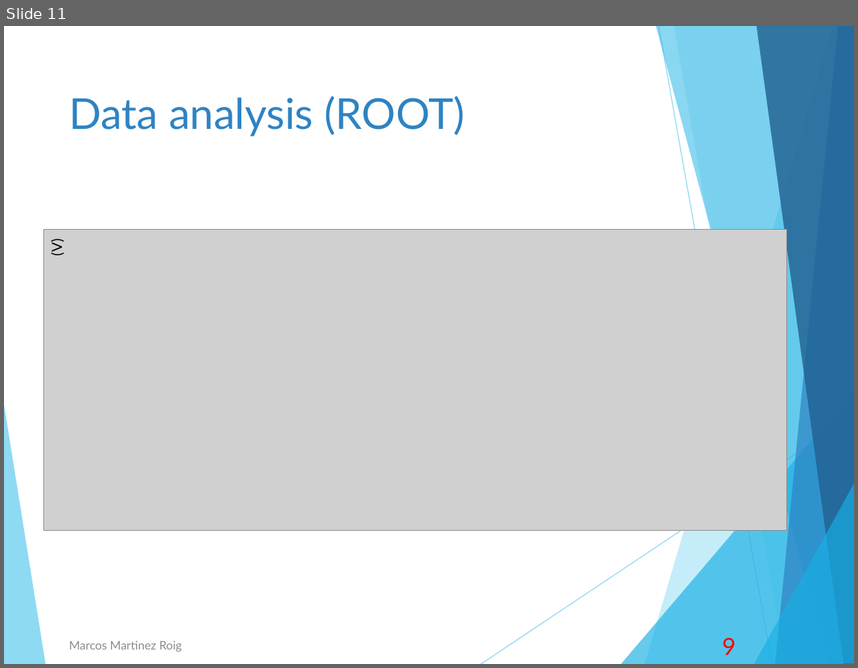
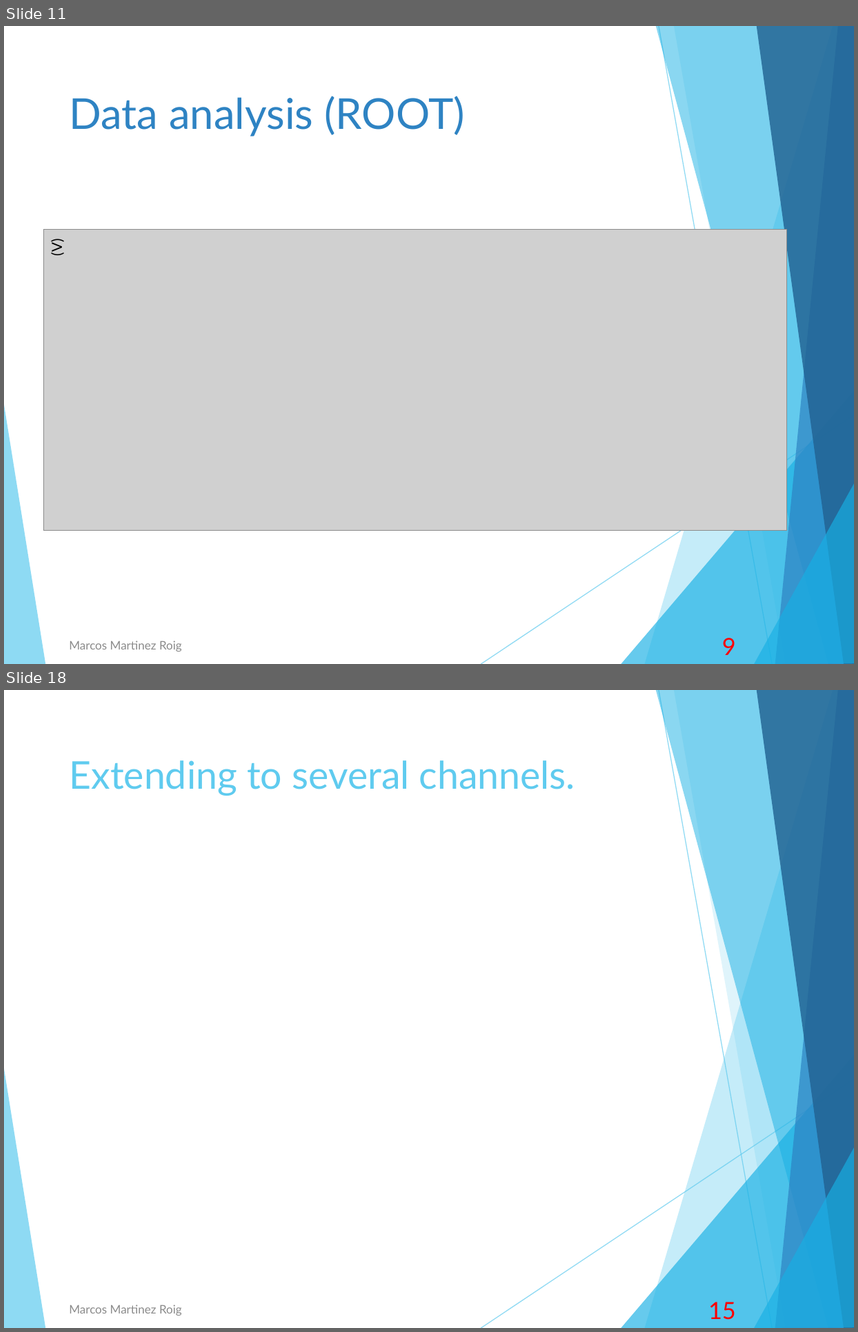
Before and after one commit to josediaz56/TFM-Marcos, a slide deck: Burdeos/presentación1.pptx. Shown one above the other, each under a label of ours: slide 11 before the commit, slides 11 and 18 after it; the slides between them are not shown. The pictures are 858x668 and 858x1332 pixels, drawn with LibreOffice and Linux fonts; fonts in the diff are those of the drawing; grey boxes stand for pictures. Boxes give left, top, right and bottom in pixels: in the first picture for what was removed or moved away, otherwise in the second. Text is boxed around its words. In the diff, an @@ line names an element or a change of style, - is before the commit and + after.

```diff
--- a/Burdeos/presentación1.pptx
+++ b/Burdeos/presentación1.pptx
@@ slide 18 added at (4,690,854,1328), background #FFFFFF; not listed: 10 template elements that a slide beside it also shows @@
@@ title added at (69,760,575,796), 32.4 pt, text #5FCBEF @@
+Extending to several channels.
@@ text added at (69,1304,182,1315), 10 pt, text #8C8C8C @@
+Marcos Martinez Roig
@@ text added at (708,1301,736,1319), 20 pt, text #FF0000 @@
+15
```
Also in this commit, not shown: 5 slides changed, 2 other slides added, 1 other file.
